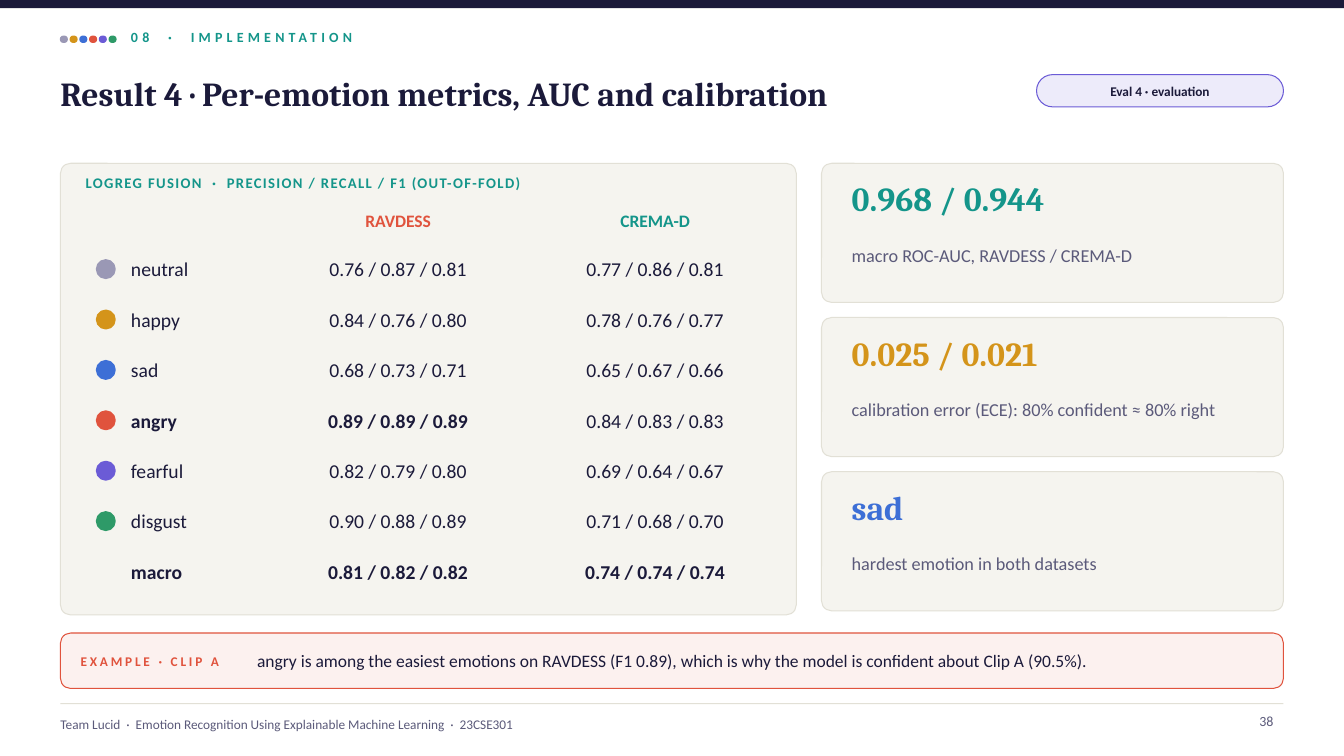
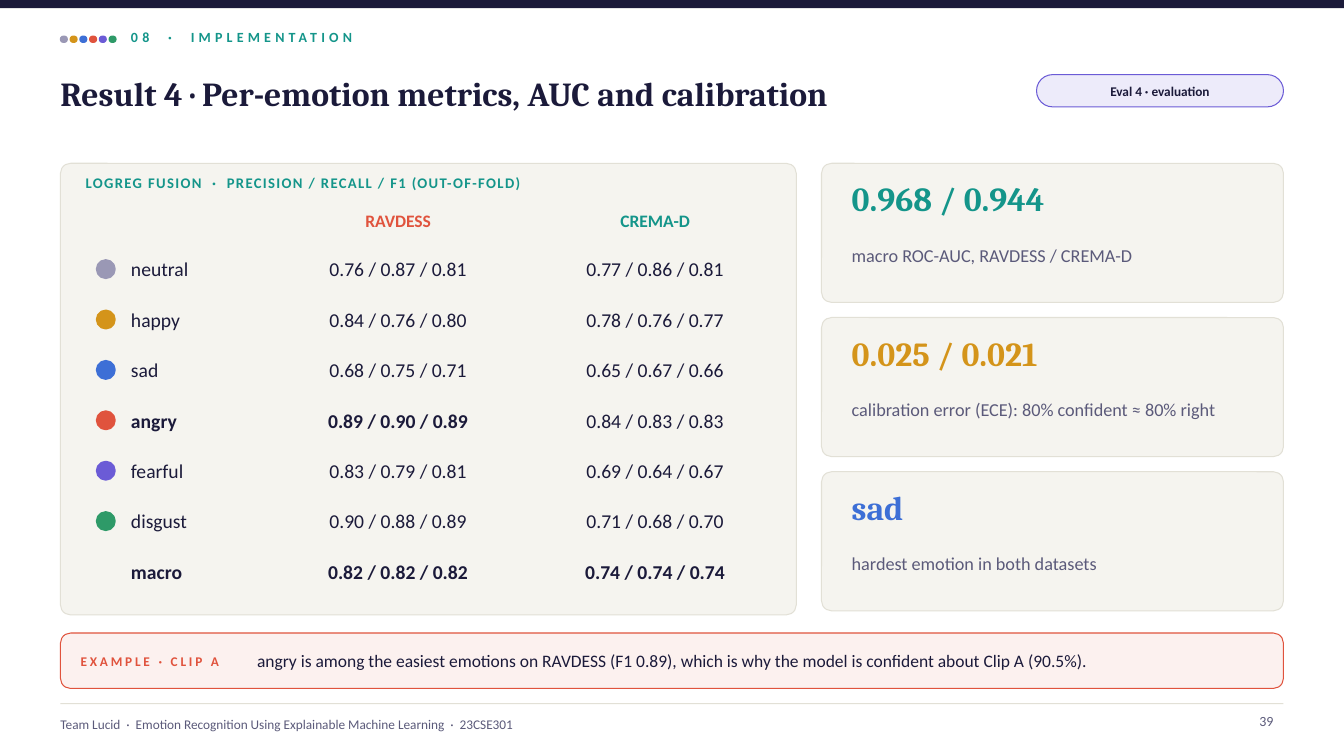
Before and after one commit to shreyashsp25/lucid-speech-emotion-xai, a slide deck: slide 39 of report/Lucid_Final_Review.pptx (slide 38 before the commit). Drawn at 1344x756 pixels with LibreOffice and Linux fonts; fonts in the diff are those of the drawing. Boxes give left, top, right and bottom in pixels: in the first picture for what was removed or moved away, otherwise in the second. Text is boxed around its words. In the diff, an @@ line names an element or a change of style, - is before the commit and + after.

```diff
--- a/report/Lucid_Final_Review.pptx
+++ b/report/Lucid_Final_Review.pptx
@@ text at (x1=329, y1=363, x2=467, y2=377): text changed @@
-0.68 / 0.73 / 0.71
+0.68 / 0.75 / 0.71
@@ text at (x1=328, y1=414, x2=468, y2=428): text changed @@
-0.89 / 0.89 / 0.89
+0.89 / 0.90 / 0.89
@@ text at (x1=329, y1=464, x2=467, y2=478): text changed @@
-0.82 / 0.79 / 0.80
+0.83 / 0.79 / 0.81
@@ text at (x1=328, y1=565, x2=468, y2=579): text changed @@
-0.81 / 0.82 / 0.82
+0.82 / 0.82 / 0.82
@@ page number at (x1=1259, y1=717, x2=1273, y2=726): text changed @@
-38
+39
```
Also in this commit, not shown: 6 other slides changed, 1 slide added, 35 other files.
